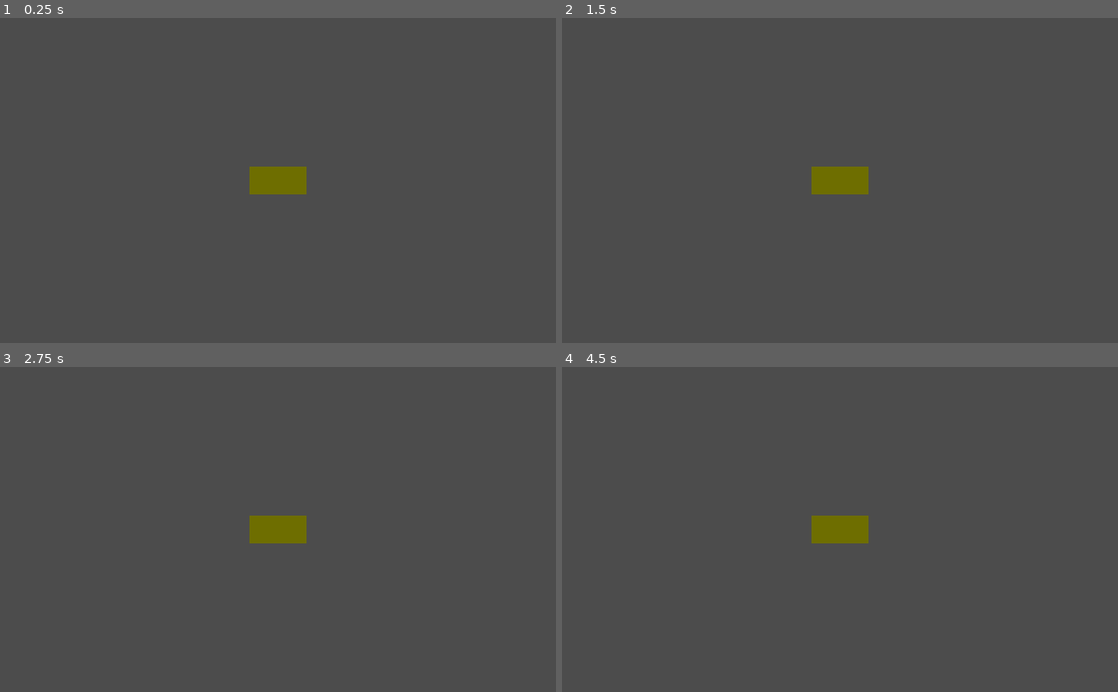
Above: before the commit, frames 1-4 (two rows, left to right).
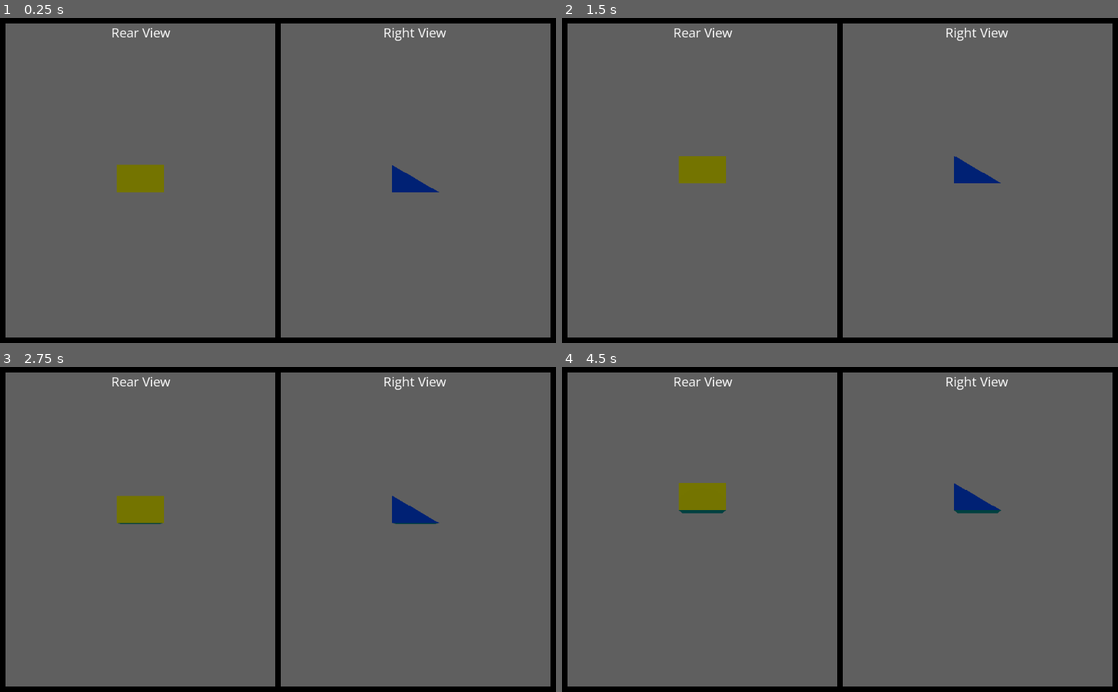
Above: after the commit, the same moments.

Repository: MB3hel/GodotAUVSim
Game: Godot game, scene res://pool.tscn
The game is run twice, just before and just after one commit, with the same random seed, the same clock (stepped at 60 frames per second) and the same inputs.
Inputs:
- Up to frame 1 (0.25 s): no input
- Up to frame 2 (1.5 s): tap Enter at 1.25 s
- Up to frame 3 (2.75 s): no input
- Up to frame 4 (4.5 s): tap Space at 2.75 s; tap Enter at 4.25 s

The runs differ from the first frame. In frame 1, 8.5% of the frame differs, in the area x 0-100%, y 0-100%; in frame 2, 8.5%; in frame 3, 8.6%; in frame 4, 8.7%.

Commit message:
Add multiple viewports / cameras

Diff:
--- a/default_env.tres
+++ b/default_env.tres
@@ -1,5 +1,7 @@
 [gd_resource type="Environment" format=2]
 
 [resource]
+background_mode = 1
+background_color = Color( 0.376471, 0.376471, 0.376471, 1 )
 ambient_light_color = Color( 1, 1, 1, 1 )
 ambient_light_energy = 5.0
--- a/pool.tscn
+++ b/pool.tscn
@@ -1,5 +1,6 @@
-[gd_scene load_steps=9 format=2]
+[gd_scene load_steps=11 format=2]
 
+[ext_resource path="res://fonts/OpenSans/OpenSans-Regular.ttf" type="DynamicFontData" id=1]
 [ext_resource path="res://robot.gd" type="Script" id=6]
 [ext_resource path="res://simulation.gd" type="Script" id=7]
 
@@ -101,17 +102,12 @@
 "vertex_count": 3
 }
 
+[sub_resource type="DynamicFont" id=7]
+size = 24
+font_data = ExtResource( 1 )
+
 [node name="root" type="Spatial"]
 script = ExtResource( 7 )
-
-[node name="Camera+Light" type="Spatial" parent="."]
-transform = Transform( 1, 0, 0, 0, -4.37114e-08, -1, 0, 1, -4.37114e-08, 0, -5, 0 )
-
-[node name="Camera" type="Camera" parent="Camera+Light"]
-fov = 50.0
-size = 5.0
-
-[node name="DirectionalLight" type="DirectionalLight" parent="Camera+Light"]
 
 [node name="Robot" type="Spatial" parent="."]
 script = ExtResource( 6 )
@@ -119,3 +115,82 @@
 [node name="RobotBody" type="MeshInstance" parent="Robot"]
 transform = Transform( 3.27835e-06, -75, -6.55671e-06, -75, -3.27835e-06, 0, -2.86603e-13, 6.55671e-06, -75, 0, 0, 0 )
 mesh = SubResource( 6 )
+
+[node name="UIRoot" type="ColorRect" parent="."]
+anchor_right = 1.0
+anchor_bottom = 1.0
+color = Color( 0, 0, 0, 1 )
+
+[node name="MainGrid" type="GridContainer" parent="UIRoot"]
+anchor_right = 1.0
+anchor_bottom = 1.0
+margin_left = 10.0
+margin_top = 10.0
+margin_right = -10.0
+margin_bottom = -10.0
+size_flags_stretch_ratio = 0.0
+custom_constants/vseparation = 10
+custom_constants/hseparation = 10
+columns = 2
+
+[node name="ViewportContainer" type="ViewportContainer" parent="UIRoot/MainGrid"]
+margin_right = 497.0
+margin_bottom = 580.0
+size_flags_horizontal = 3
+size_flags_vertical = 3
+stretch = true
+
+[node name="Viewport" type="Viewport" parent="UIRoot/MainGrid/ViewportContainer"]
+size = Vector2( 600, 600 )
+
+[node name="RearCamera" type="Spatial" parent="UIRoot/MainGrid/ViewportContainer/Viewport"]
+transform = Transform( 1, 0, 0, 0, -4.37114e-08, -1, 0, 1, -4.37114e-08, 0, -5, 0 )
+
+[node name="Camera" type="Camera" parent="UIRoot/MainGrid/ViewportContainer/Viewport/RearCamera"]
+fov = 50.0
+size = 5.0
+
+[node name="DirectionalLight" type="DirectionalLight" parent="UIRoot/MainGrid/ViewportContainer/Viewport/RearCamera"]
+
+[node name="ViewportContainer2" type="ViewportContainer" parent="UIRoot/MainGrid"]
+margin_left = 507.0
+margin_right = 1004.0
+margin_bottom = 580.0
+size_flags_horizontal = 3
+size_flags_vertical = 3
+stretch = true
+
+[node name="Viewport" type="Viewport" parent="UIRoot/MainGrid/ViewportContainer2"]
+size = Vector2( 600, 600 )
+
+[node name="RightCamera" type="Spatial" parent="UIRoot/MainGrid/ViewportContainer2/Viewport"]
+transform = Transform( 1.91069e-15, 4.37114e-08, 1, 1, -4.37114e-08, 0, 4.37114e-08, 1, -4.37114e-08, 5, 0, 0 )
+
+[node name="Camera" type="Camera" parent="UIRoot/MainGrid/ViewportContainer2/Viewport/RightCamera"]
+fov = 50.0
+size = 5.0
+
+[node name="DirectionalLight" type="DirectionalLight" parent="UIRoot/MainGrid/ViewportContainer2/Viewport/RightCamera"]
+
+[node name="ViewportLabels" type="HBoxContainer" parent="UIRoot"]
+anchor_right = 1.0
+margin_left = 10.0
+margin_top = 10.0
+margin_right = -10.0
+
+[node name="Label" type="Label" parent="UIRoot/ViewportLabels"]
+margin_right = 500.0
+margin_bottom = 34.0
+size_flags_horizontal = 3
+custom_fonts/font = SubResource( 7 )
+text = "Rear View"
+align = 1
+
+[node name="Label1" type="Label" parent="UIRoot/ViewportLabels"]
+margin_left = 504.0
+margin_right = 1004.0
+margin_bottom = 34.0
+size_flags_horizontal = 3
+custom_fonts/font = SubResource( 7 )
+text = "Right View"
+align = 1
--- a/simulation.gd
+++ b/simulation.gd
@@ -16,7 +16,7 @@
 
 	# Test move the robot in LOCAL mode
 	#                   x    y    z    p    r    y
-	robot.mc_set_local(0.0, 0.0, 0.0, 0.0, 0.0, 0.0)
+	robot.mc_set_local(0.0, 0.0, 0.1, 0.0, 0.0, 0.0)
 
 func _process(delta):
 	pass
Binary file added: fonts/OpenSans/OpenSans-Bold.ttf
Binary file added: fonts/OpenSans/OpenSans-BoldItalic.ttf
Binary file added: fonts/OpenSans/OpenSans-ExtraBold.ttf
Binary file added: fonts/OpenSans/OpenSans-ExtraBoldItalic.ttf
Binary file added: fonts/OpenSans/OpenSans-Italic.ttf
Binary file added: fonts/OpenSans/OpenSans-Light.ttf
Binary file added: fonts/OpenSans/OpenSans-LightItalic.ttf
Binary file added: fonts/OpenSans/OpenSans-Medium.ttf
Binary file added: fonts/OpenSans/OpenSans-MediumItalic.ttf
Binary file added: fonts/OpenSans/OpenSans-Regular.ttf
Binary file added: fonts/OpenSans/OpenSans-SemiBold.ttf
Binary file added: fonts/OpenSans/OpenSans-SemiBoldItalic.ttf
